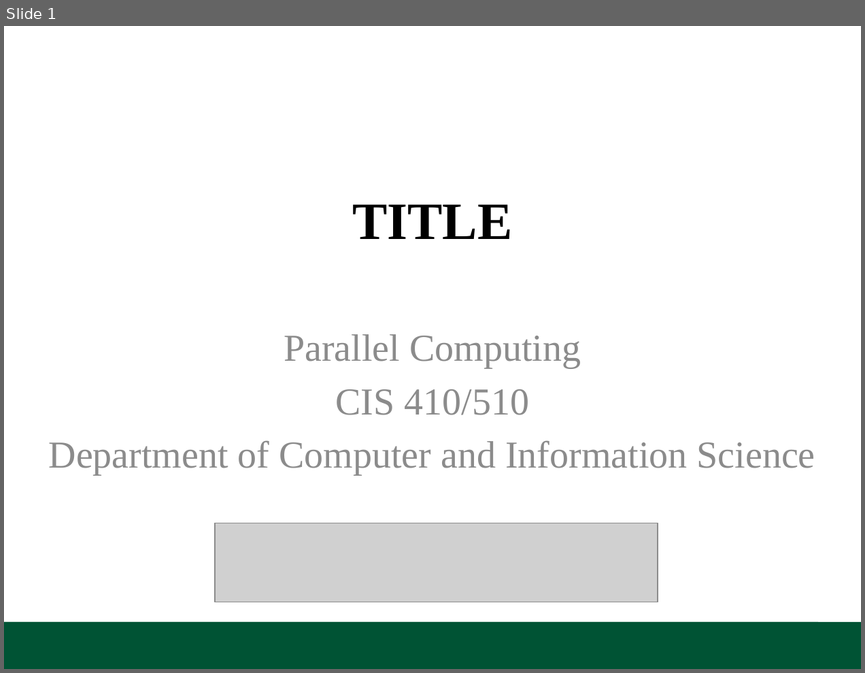
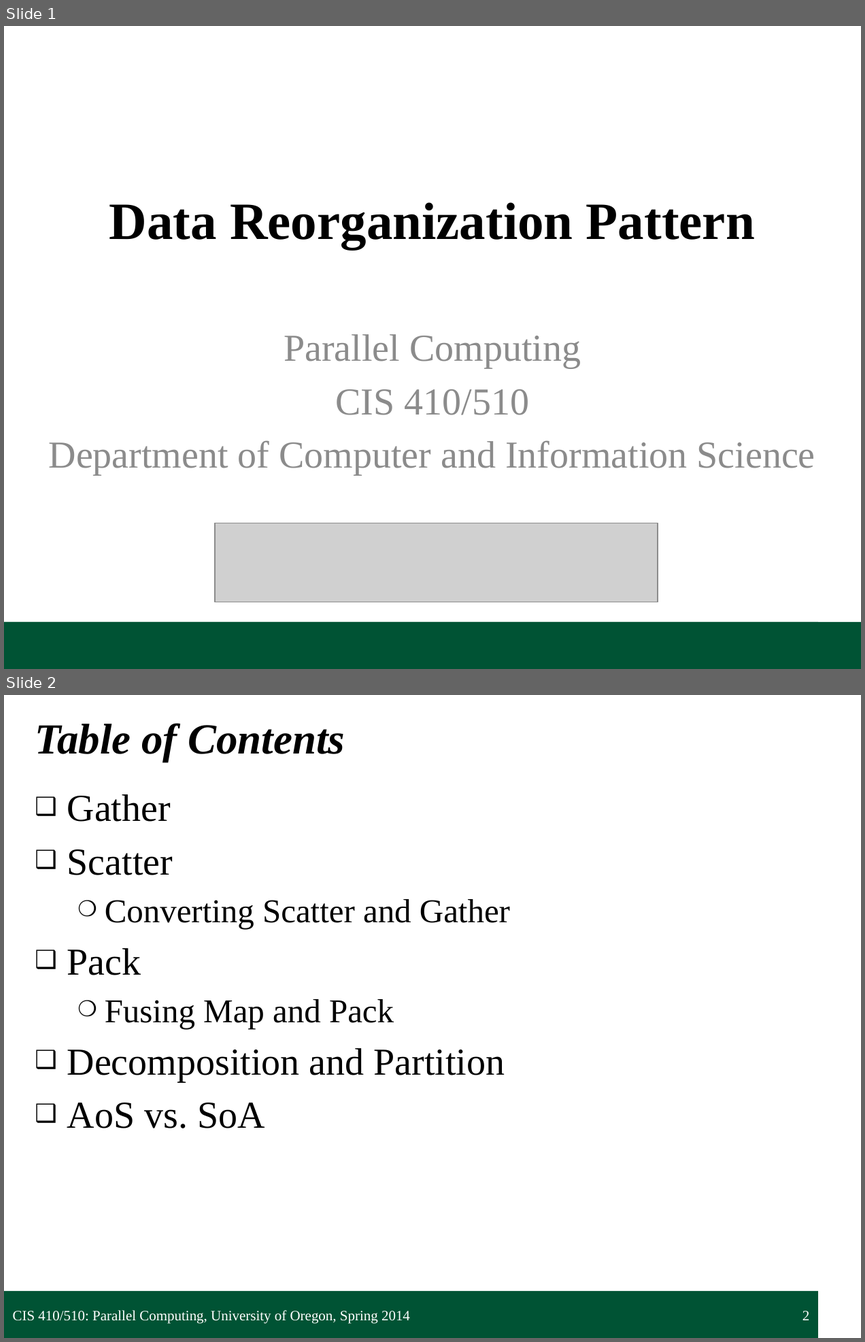
Before and after one commit to UOregonParallel/CourseMaterials, a slide deck: lecture_content/classSlides/3_datareorgPattern/datareorgPattern.pptx. Shown one above the other, each under a label of ours: slide 1 before the commit, slides 1 and 2 after it. The pictures are 865x673 and 865x1342 pixels, drawn with LibreOffice and Linux fonts; fonts in the diff are those of the drawing; grey boxes stand for pictures; background and template pictures are left out. Boxes give left, top, right and bottom in pixels: in the first picture for what was removed or moved away, otherwise in the second. Text is boxed around its words. In the diff, an @@ line names an element or a change of style, - is before the commit and + after.

Commit message:
Modified template (minor change): switch "Overview" title to "Table of Contents" and added "Example Implementation" slide to remind us to end each lecture with an algorithm demonstrating the pattern.

```diff
--- a/lecture_content/classSlides/3_datareorgPattern/datareorgPattern.pptx
+++ b/lecture_content/classSlides/3_datareorgPattern/datareorgPattern.pptx
@@ slide 2 added at bbox=[4, 695, 861, 1338], background #FFFFFF; not listed: 1 template element that a slide beside it also shows @@
@@ title added at bbox=[35, 723, 345, 762], 36 pt, text #000000, bold, italic @@
+Table of Contents
@@ text added at bbox=[67, 794, 510, 1128], 32 pt, text #000000 @@
+❑ Gather
+❑ Scatter
+  ❍ Converting Scatter and Gather
+❑ Pack
+  ❍ Fusing Map and Pack
+❑ Decomposition and Partition
+❑ AoS vs. SoA
@@ text added at bbox=[13, 1310, 410, 1323], 12 pt, text #FFFFFF @@
+CIS 410/510: Parallel Computing, University of Oregon, Spring 2014
@@ page number added at bbox=[802, 1310, 809, 1320], 12 pt, text #FFFFFF @@
+2
@@ slide 1 changed as well @@
@@ title at bbox=[109, 202, 755, 249]: text changed @@
-TITLE
+Data Reorganization Pattern
```
Also in this commit, not shown: 2 other slides changed, 2 other slides added, 5 other files.
